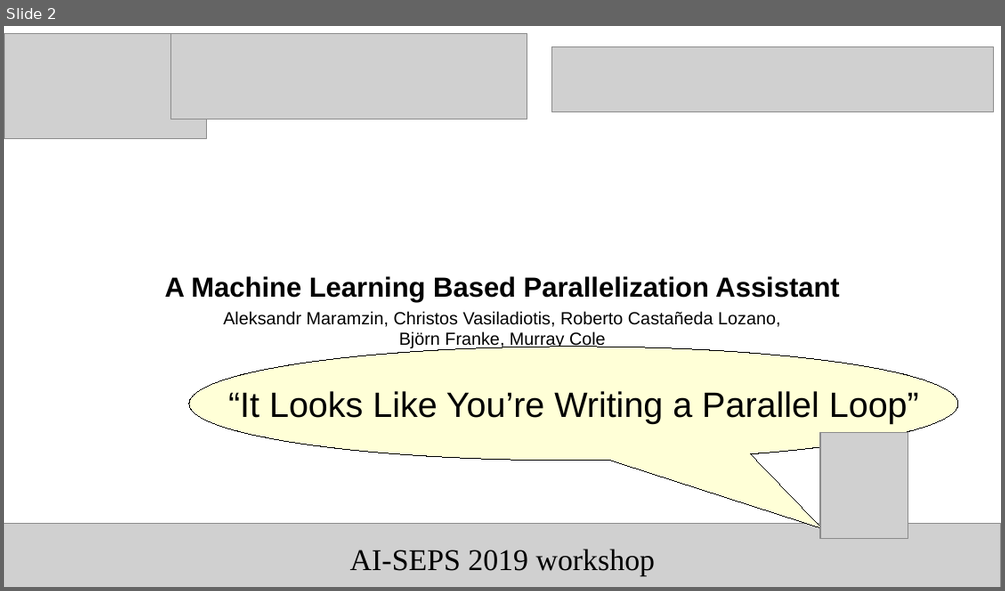
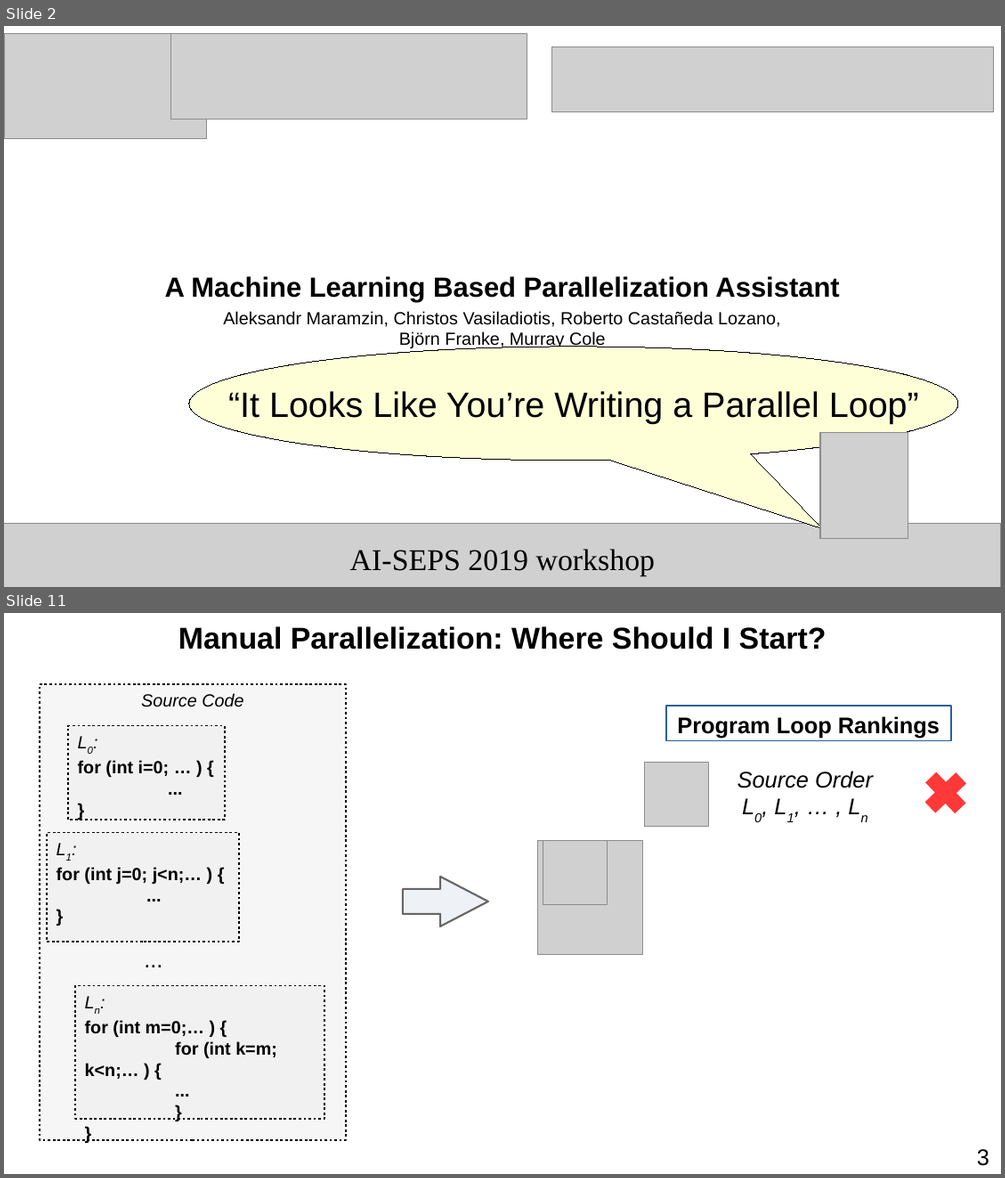
Before and after one commit to harel-coffee/PParMetrics-auto, a slide deck: doc/AI_SEPS_2019_talk/presentation.odp. Shown one above the other, each under a label of ours: slide 2 before the commit, slides 2 and 11 after it; the slides between them are not shown. The pictures are 1005x591 and 1005x1178 pixels, drawn with LibreOffice and Linux fonts; fonts in the diff are those of the drawing; grey boxes stand for pictures. Boxes give left, top, right and bottom in pixels: in the first picture for what was removed or moved away, otherwise in the second. Text is boxed around its words. In the diff, an @@ line names an element or a change of style, - is before the commit and + after.

```diff
--- a/doc/AI_SEPS_2019_talk/presentation.odp
+++ b/doc/AI_SEPS_2019_talk/presentation.odp
@@ slide 11 added at (x1=4, y1=613, x2=1001, y2=1174), background #FFFFFF @@
@@ text added at (x1=178, y1=626, x2=826, y2=649), 24 pt, text #000000, bold @@
+Manual Parallelization: Where Should I Start?
@@ rectangle added at (x1=40, y1=684, x2=346, y2=1141), fill #EEEEEE at 50% opacity, outline #000000 0.99 pt, 14 pt, text #000000, italic @@
+Source Code
@@ rectangle added at (x1=666, y1=706, x2=951, y2=740), outline #2A6099 0.99 pt, 18 pt, text #000000, bold @@
+Program Loop Rankings
@@ rectangle added at (x1=68, y1=726, x2=225, y2=820), fill #EEEEEE at 50% opacity, outline #000000 0.99 pt, 14 pt, text #000000, bold @@
+L0:
+for (int i=0; … ) {
+...
+}
@@ picture added at (x1=646, y1=763, x2=710, y2=827) @@
@@ text added at (x1=737, y1=771, x2=873, y2=788), 18 pt, text #000000, italic @@
+Source Order
+L0, L1, … , Ln
@@ plus added at (x1=916, y1=763, x2=976, y2=823), fill #FF3838 @@
@@ rectangle added at (x1=47, y1=833, x2=239, y2=941), fill #EEEEEE at 50% opacity, outline #000000 0.99 pt, 14 pt, text #000000, bold @@
+L1:
+for (int j=0; j<n;… ) {
+...
+}
@@ picture added at (x1=539, y1=841, x2=644, y2=955) @@
@@ picture added at (x1=543, y1=841, x2=607, y2=905) @@
@@ right arrow added at (x1=403, y1=876, x2=488, y2=926), fill #DEE6EF at 50% opacity, outline #666666 1.5 pt @@
@@ text added at (x1=75, y1=942, x2=232, y2=977), 18 pt, text #000000 @@
+...
@@ rectangle added at (x1=75, y1=986, x2=325, y2=1119), fill #EEEEEE at 50% opacity, outline #000000 0.99 pt, 14 pt, text #000000, bold @@
+Ln:
+for (int m=0;… ) {
+for (int k=m; k<n;… ) {
+...
+}
+}
@@ text added at (x1=977, y1=1149, x2=989, y2=1166), 18 pt, text #000000 @@
+3
```
Also in this commit, not shown: 39 slides changed, 1 other slide added, 2 slides removed, 2 other files.
